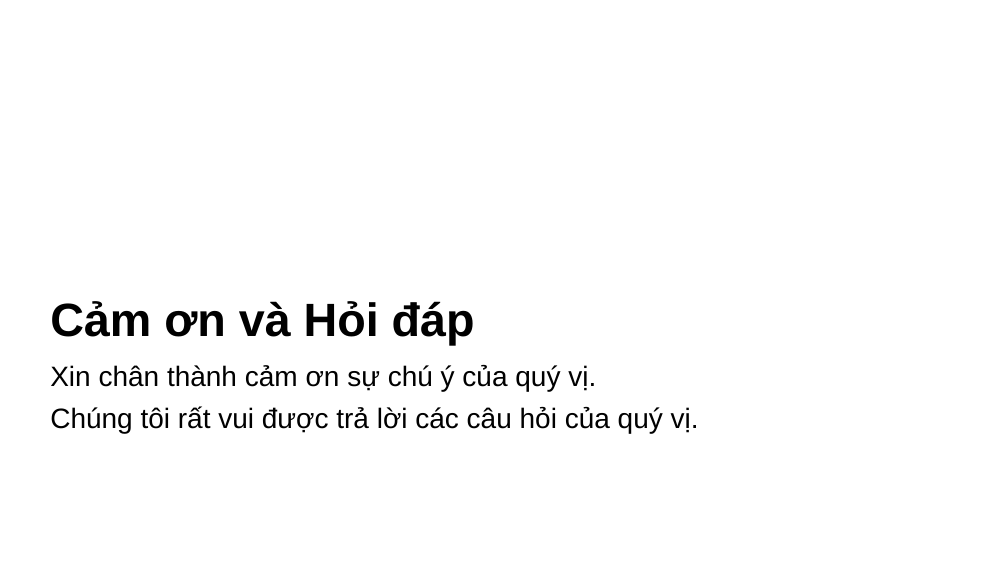
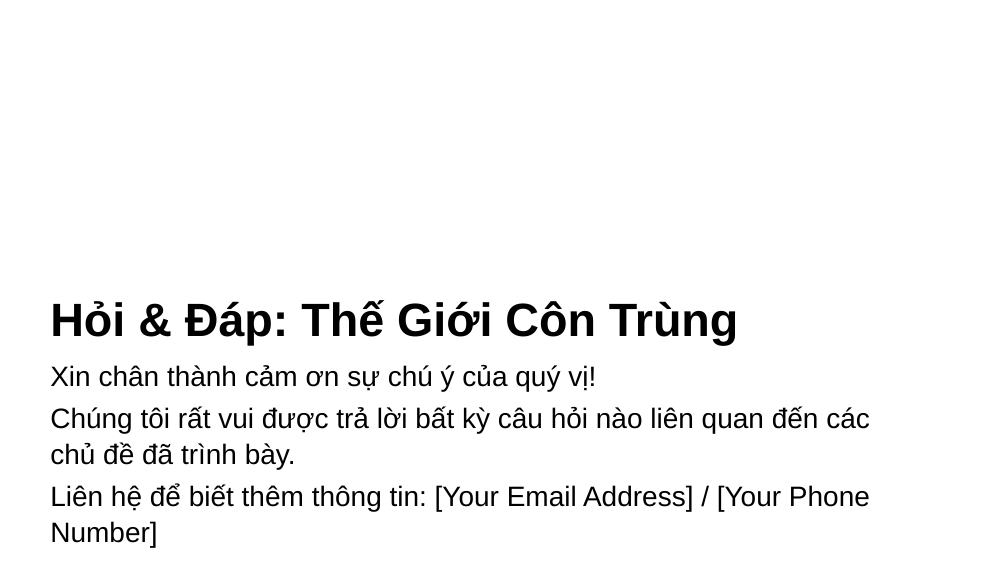
Before and after one commit to vantu-fit/SlideGenX, a slide deck: slide 39 of backend/src/final_slide.pptx (slide 22 before the commit). Drawn at 1008x567 pixels with LibreOffice and Linux fonts; fonts in the diff are those of the drawing; background and template pictures are left out. Boxes give left, top, right and bottom in pixels: in the first picture for what was removed or moved away, otherwise in the second. Text is boxed around its words. In the diff, an @@ line names an element or a change of style, - is before the commit and + after.

```diff
--- a/backend/src/final_slide.pptx
+++ b/backend/src/final_slide.pptx
@@ title at (50,300,738,345): text changed @@
-Cảm ơn và Hỏi đáp
+Hỏi & Đáp: Thế Giới Côn Trùng
@@ text at (50,365,870,511): text changed @@
-Xin chân thành cảm ơn sự chú ý của quý vị.
-Chúng tôi rất vui được trả lời các câu hỏi của quý vị.
+Xin chân thành cảm ơn sự chú ý của quý vị!
+Chúng tôi rất vui được trả lời bất kỳ câu hỏi nào liên quan đến các chủ đề đã trình bày.
+Liên hệ để biết thêm thông tin: [Your Email Address] / [Your Phone Number]
```
Also in this commit, not shown: 2 other slides changed, 37 slides added, 20 slides removed, 23 other files.
